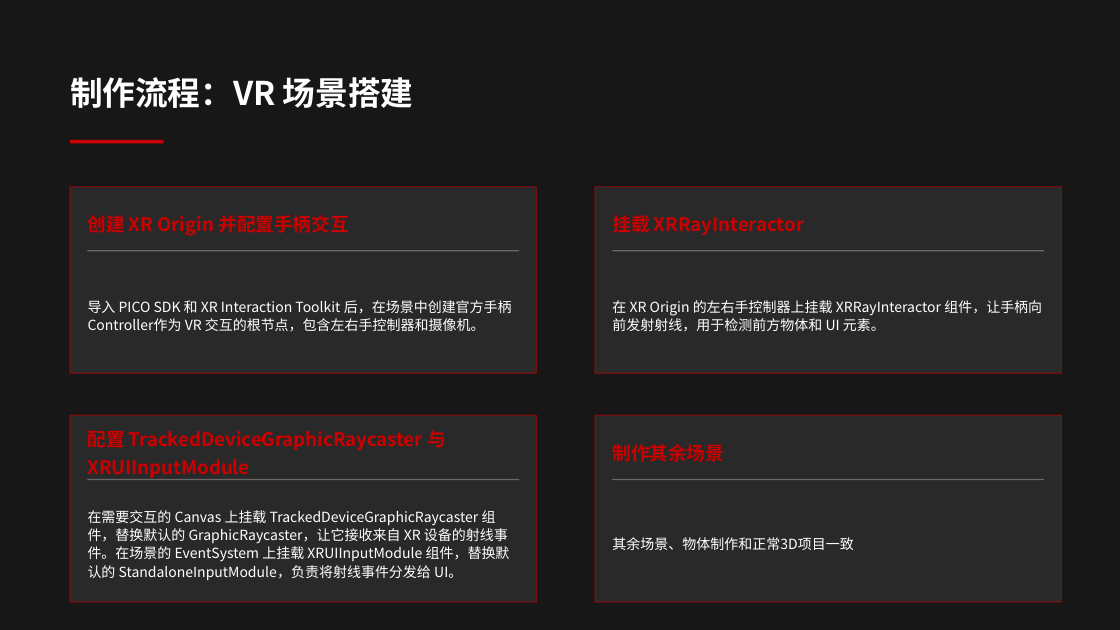
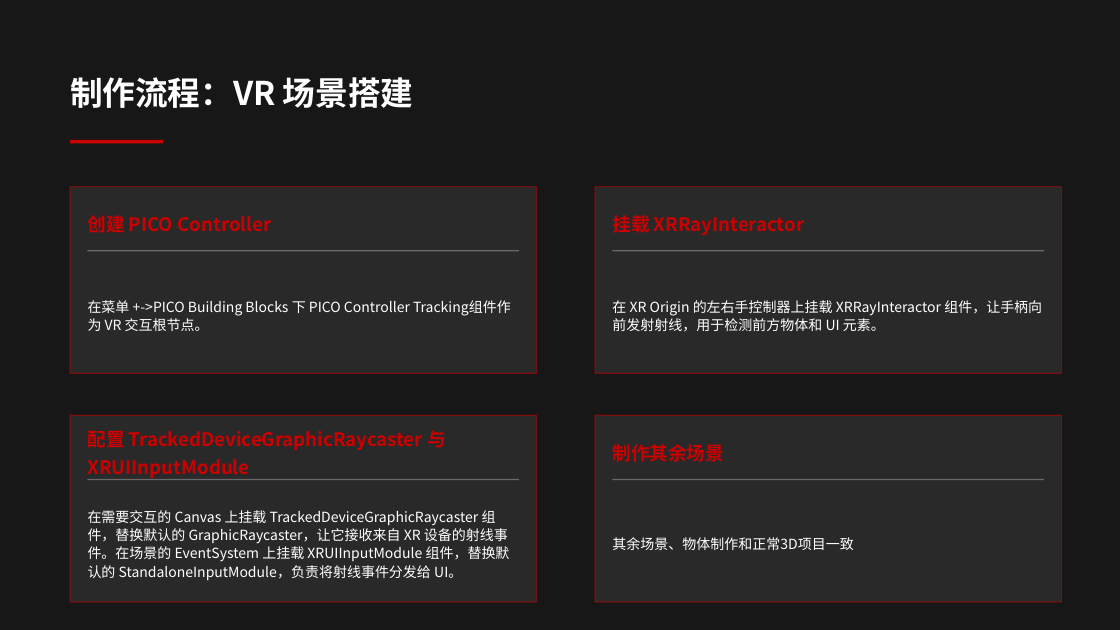
Before and after one commit to W-SEANVeen/ISF2, a slide deck: slide 7 of Docs/《孤城》VR游戏设计答辩.pptx. Drawn at 1120x630 pixels with LibreOffice and Linux fonts; fonts in the diff are those of the drawing; background and template pictures are left out; a plain dark background stands for a picture behind light text. Boxes give left, top, right and bottom in pixels: in the first picture for what was removed or moved away, otherwise in the second. Text is boxed around its words. In the diff, an @@ line names an element or a change of style, - is before the commit and + after.

```diff
--- a/Docs/《孤城》VR游戏设计答辩.pptx
+++ b/Docs/《孤城》VR游戏设计答辩.pptx
@@ text at [87,215,272,233]: text changed @@
-创建 XR Origin 并配置手柄交互
+创建 PICO Controller
@@ text at [88,300,410,331]: text changed @@
-导入 PICO SDK 和 XR Interaction Toolkit 后，在场景中创建官方手柄Controller作为 VR 交互的根节点，包含左右手控制器和摄像机。
+在菜单 +->PICO Building Blocks 下 PICO Controller Tracking组件作为 VR 交互根节点。
```
Also in this commit, not shown: 7 other slides changed, 11 other files.
